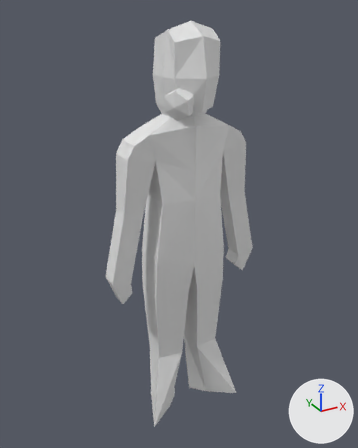
Before and after pictures for a commit that changed the Blender file models/entities/human_base.blend.
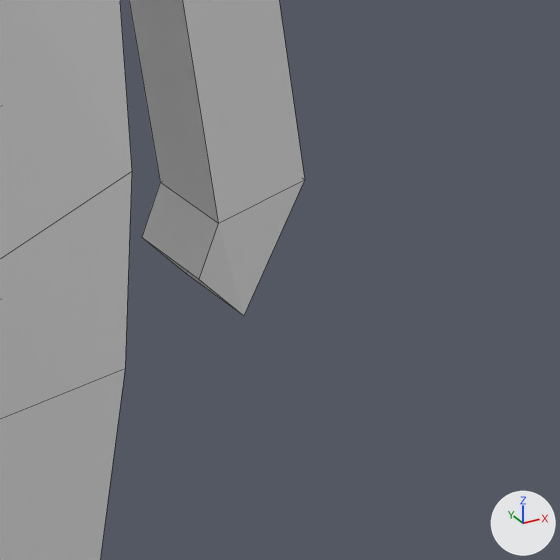
Old and new are each drawn whole from a camera (50 mm lens) standing at (-1.276, -2.27, 0.753) and looking at (-0.029, -0.003, -0.381) and again close up on the part from 56% to 82% of the width and 49% to 69% of the height. Every picture has the same lights, and +X, +Y and +Z are marked at lower right. The close-ups show mesh edges as thin lines.

The first close-up shows 'Body'.
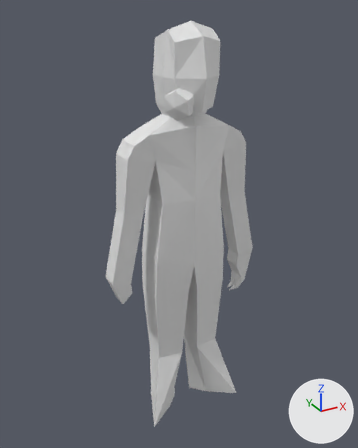
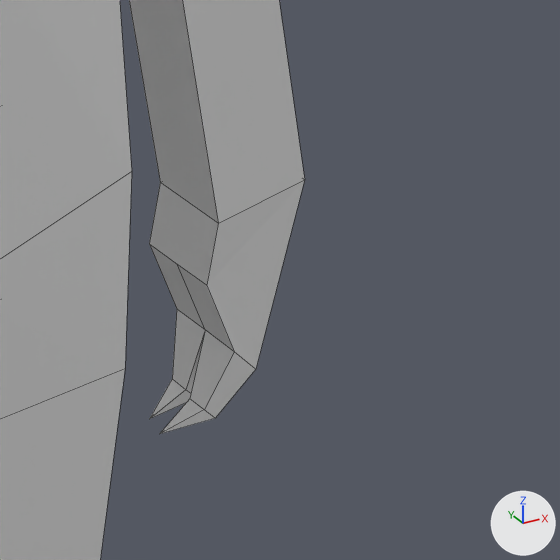
What differs and where, as boxes [x1, y1, x2, y2] in the close-ups (560 x 560 px):
part 1 of me_cube, built on
    before: [142, 180, 304, 315]
    after: [149, 180, 305, 434]

The change in detail:
me_cube is used by ob_body; location (0.0, 0.0, 0.0); rotation (0.0, 0.0, 3.142), in degrees (0, 0, 180).
me_cube had 119 vertices, 124 faces and spanned x -0.47..0.47, y -0.14..0.22, z -1.61..0.69.
me_cube now has 134 vertices, 141 faces and spans x -0.47..0.47, y -0.14..0.22, z -1.61..0.69.
Part 1, on me_cube:
2 vertices are removed from x -0.41, y -0.06..0.04, z -0.78.
5 faces are deleted.
2 vertices move from x -0.35, y -0.06..0.04, z -0.72 to x -0.36, y -0.06..0.04, z -0.73.
17 vertices are added at x -0.43..-0.33, y -0.06..0.04, z -0.93..-0.73.
22 new faces join them.
